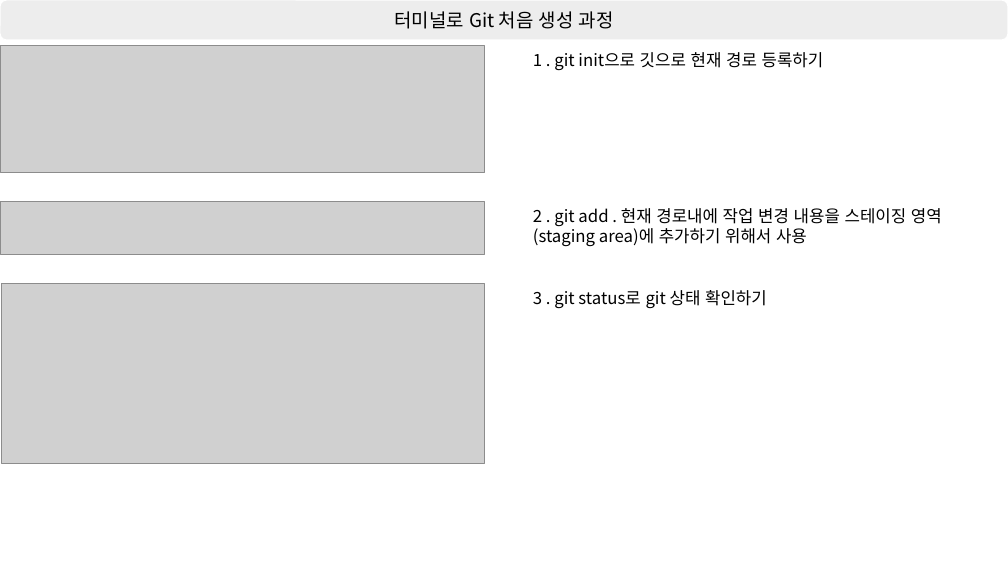
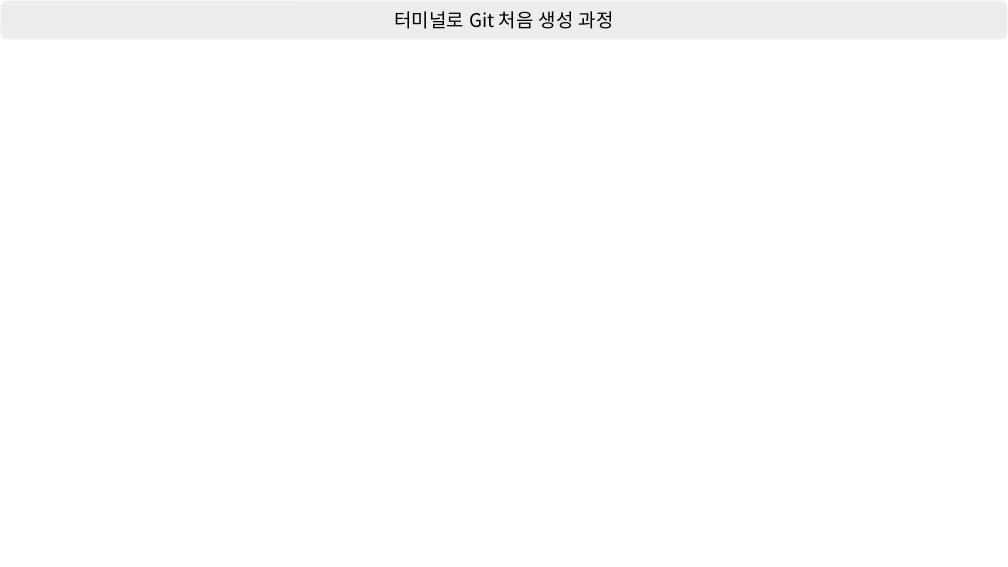
Before and after one commit to shchoichoko/web, a slide deck: slide 13 of Day2/강의 정리.pptx (slide 8 before the commit). Drawn at 1008x567 pixels with LibreOffice and Linux fonts; fonts in the diff are those of the drawing; grey boxes stand for pictures. Boxes give left, top, right and bottom in pixels: in the first picture for what was removed or moved away, otherwise in the second. Text is boxed around its words. In the diff, an @@ line names an element or a change of style, - is before the commit and + after.

Commit message:
CSS 및 GITHUB PAGE 내용 정리

```diff
--- a/Day2/강의 정리.pptx
+++ b/Day2/강의 정리.pptx
@@ picture removed at bbox=[0, 46, 485, 173] @@
@@ text removed at bbox=[533, 52, 824, 71] @@
-1 . git init으로 깃으로 현재 경로 등록하기
@@ picture removed at bbox=[0, 202, 485, 255] @@
@@ text removed at bbox=[533, 208, 942, 247] @@
-2 . git add . 현재 경로내에 작업 변경 내용을 스테이징 영역(staging area)에 추가하기 위해서 사용
@@ picture removed at bbox=[2, 284, 484, 464] @@
@@ text removed at bbox=[533, 290, 767, 309] @@
-3 . git status로 git 상태 확인하기
```
Also in this commit, not shown: 1 other slide changed, 13 slides added, 7 slides removed.
